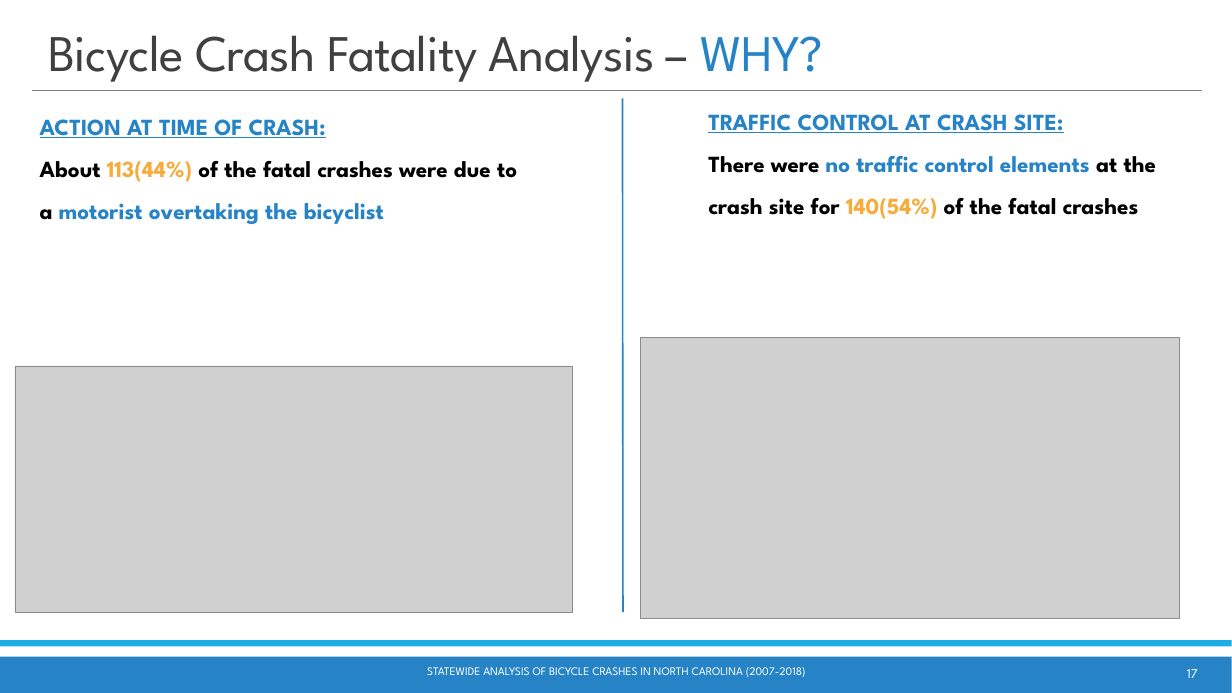
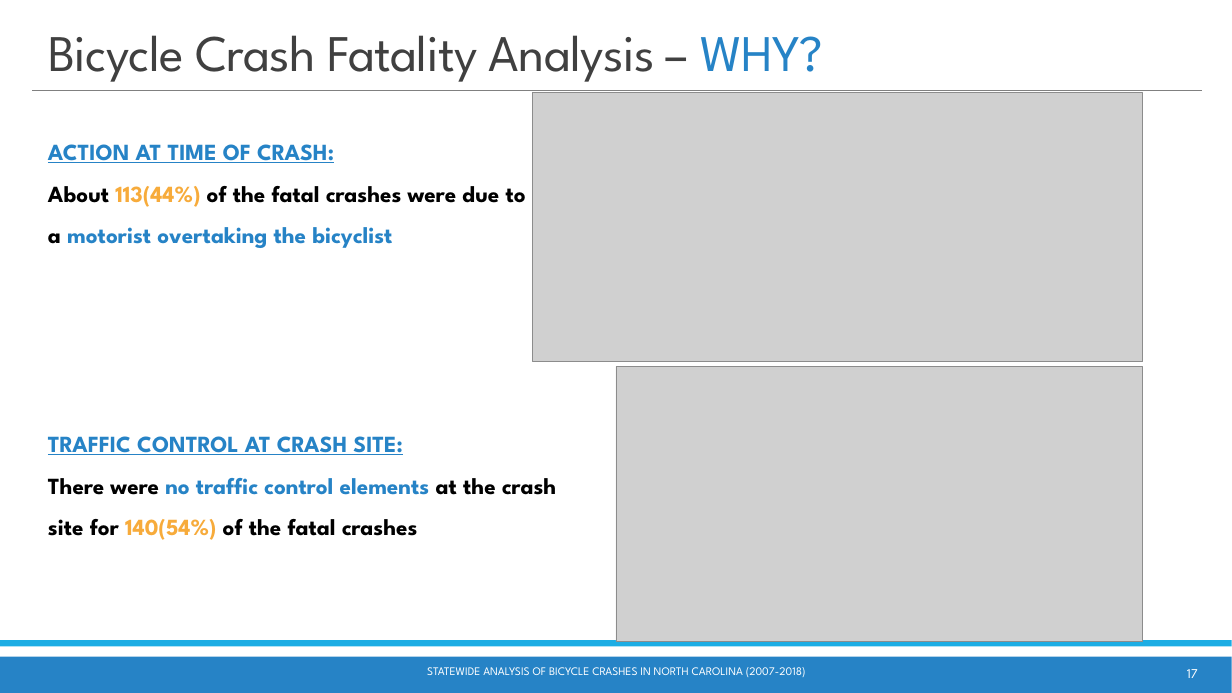
Before and after one commit to waghrayrashi/project-1, a slide deck: slide 17 of Project 1 - Group 2 - Statewide Bicycle Crash Analysis.pptx. Drawn at 1232x693 pixels with LibreOffice and Linux fonts; fonts in the diff are those of the drawing; grey boxes stand for pictures. Boxes give left, top, right and bottom in pixels: in the first picture for what was removed or moved away, otherwise in the second. Text is boxed around its words. In the diff, an @@ line names an element or a change of style, - is before the commit and + after.

```diff
--- a/Project 1 - Group 2 - Statewide Bicycle Crash Analysis.pptx
+++ b/Project 1 - Group 2 - Statewide Bicycle Crash Analysis.pptx
@@ text "ACTION AT TIME OF CRASH:" moved from (x1=40, y1=119, x2=517, y2=224) to (x1=48, y1=144, x2=526, y2=248) @@
@@ picture resized from (x1=15, y1=366, x2=573, y2=612) to (x1=533, y1=92, x2=1143, y2=361) @@
@@ line removed from (623, 98) to (623, 612) @@
@@ picture resized from (x1=640, y1=337, x2=1180, y2=619) to (x1=616, y1=367, x2=1143, y2=641) @@
@@ text "TRAFFIC CONTROL AT CRASH SITE:" rewrapped from (x1=708, y1=114, x2=1157, y2=219) to (x1=48, y1=436, x2=556, y2=540) @@
```
Also in this commit, not shown: 12 other slides changed.
